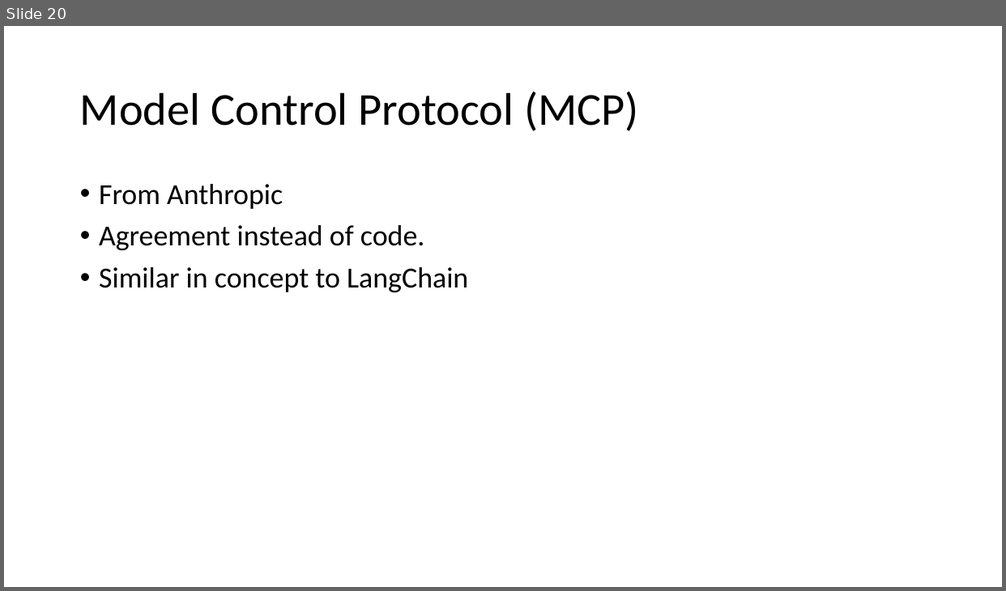
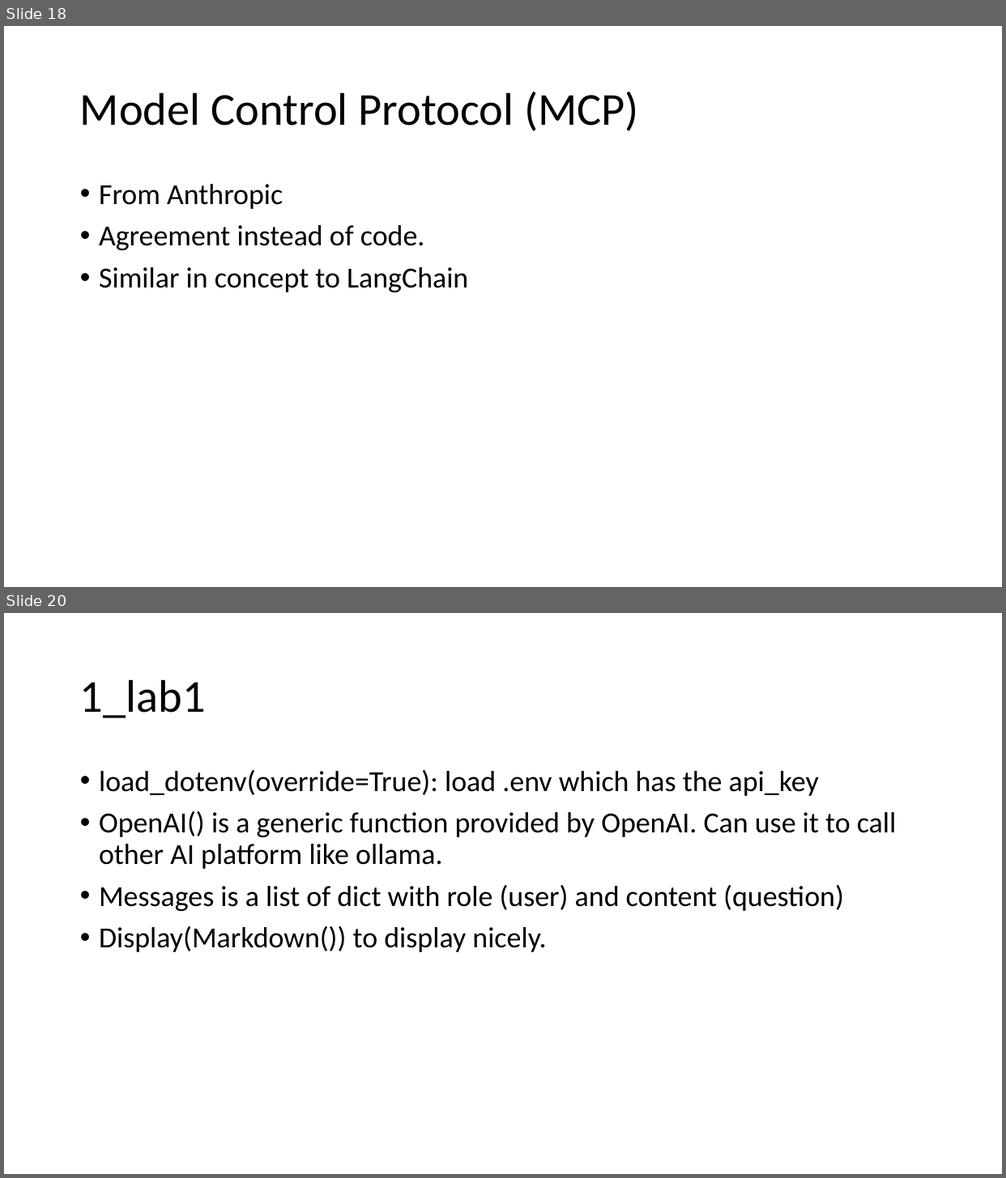
Before and after one commit to kindaichinisan/agents, a slide deck: wj_folder/AI Engineer Agentic Track.pptx. Shown one above the other, each under a label of ours: slide 20 before the commit, slides 18 and 20 after it; the slides between them are not shown. The pictures are 1006x591 and 1006x1178 pixels, drawn with LibreOffice and Linux fonts; fonts in the diff are those of the drawing. Boxes give left, top, right and bottom in pixels: in the first picture for what was removed or moved away, otherwise in the second. Text is boxed around its words. In the diff, an @@ line names an element or a change of style, - is before the commit and + after.

```diff
--- a/wj_folder/AI Engineer Agentic Track.pptx
+++ b/wj_folder/AI Engineer Agentic Track.pptx
@@ slide 20 added at (x1=4, y1=613, x2=1002, y2=1174), background #FFFFFF @@
@@ title added at (x1=80, y1=679, x2=206, y2=718), 44 pt, text #000000 @@
+1_lab1
@@ text added at (x1=99, y1=770, x2=897, y2=952), 28 pt, text #000000 @@
+• load_dotenv(override=True): load .env which has the api_key
+• OpenAI() is a generic function provided by OpenAI. Can use it to call other AI platform like ollama.
+• Messages is a list of dict with role (user) and content (question)
+• Display(Markdown()) to display nicely.
@@ what was slide 20 is now slide 18 @@
```
Also in this commit, not shown: 2 slides changed, 18 other slides added, 7 other files.
